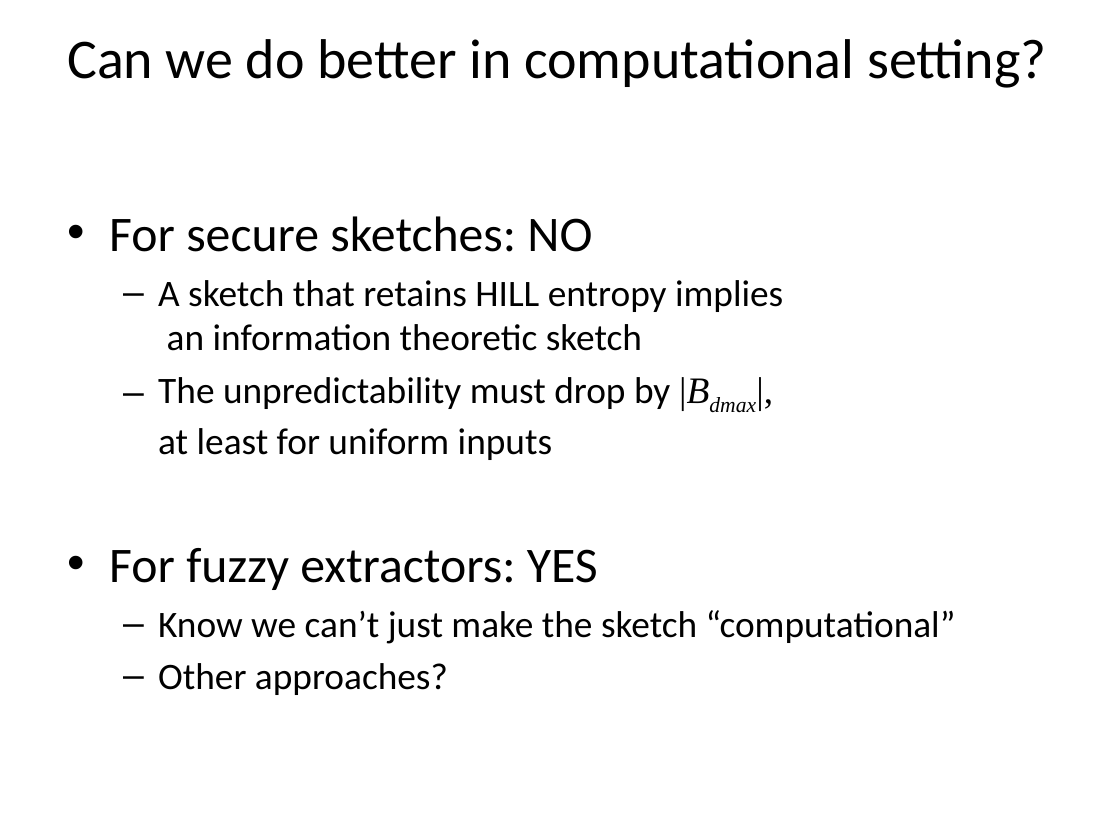
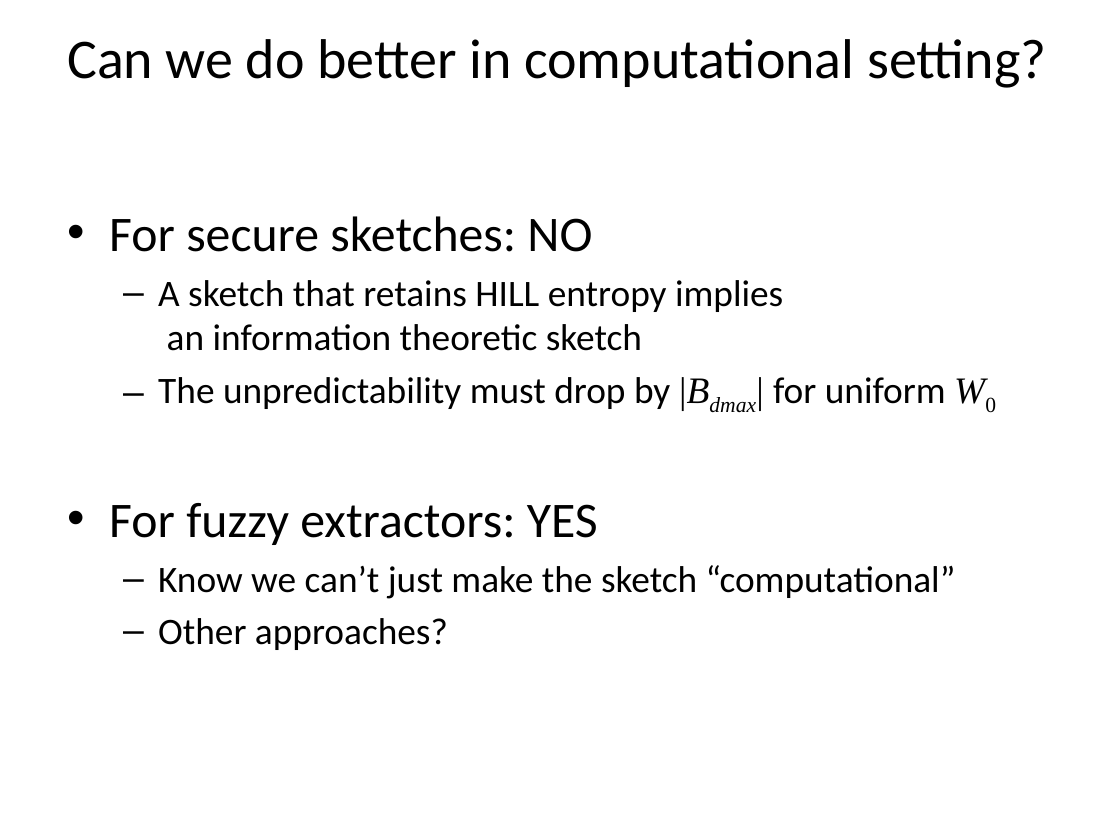
Before and after one commit to xianruimeng/comp-fuzzy-ext, a slide deck: slide 14 of ComputationalFuzzyExtractors-Warsaw.pptx. Drawn at 1120x840 pixels with LibreOffice and Linux fonts; fonts in the diff are those of the drawing. Boxes give left, top, right and bottom in pixels: in the first picture for what was removed or moved away, otherwise in the second. Text is boxed around its words. In the diff, an @@ line names an element or a change of style, - is before the commit and + after.

```diff
--- a/ComputationalFuzzyExtractors-Warsaw.pptx
+++ b/ComputationalFuzzyExtractors-Warsaw.pptx
@@ text at (158, 377, 946, 409): text changed @@
-  – The unpredictability must drop by |Bdmax|,
-    at least for uniform inputs
+  – The unpredictability must drop by |Bdmax| for uniform W0
```
Also in this commit, not shown: 3 other slides changed, 1 other file.
